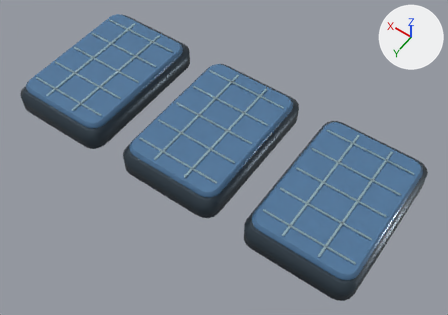
The glTF model assets/models/regions/metro_mall_3.glb as it was, and as the next commit left it.
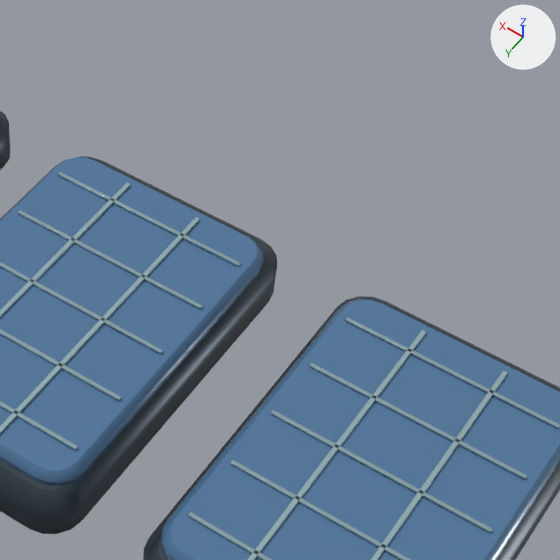
Old and new are each drawn whole from a camera (50 mm lens) standing at (-3.17, 4.7, 11.35) and looking at (-0.19, 0.53, 4.79) and again close up on the part from 41% to 92% of the width and 0% to 73% of the height. Arrows for +X, +Y and +Z are at upper right; the lights stay in place. The first two pictures are the older version. Vertices at exactly the same position are counted once.

The older version as bpy lines, for what is in view:
```python
me_mall3 = bpy.data.meshes.new('Mall3')
me_mall3.from_pydata(...)  # 1992 vertices, 3876 faces; spans x -2.58..2.58, y -0.58..1.57, z 4.91..5.35
# faces by material slot: [3408, 468]
me_mall3.materials.append(mat_metal)
me_mall3.materials.append(mat_tint)
ob_mall3 = bpy.data.objects.new('Mall3', me_mall3)
ob_mall3.location = (0.0, 0.0, 0.0)
```
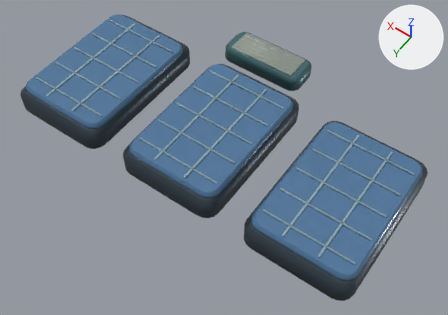
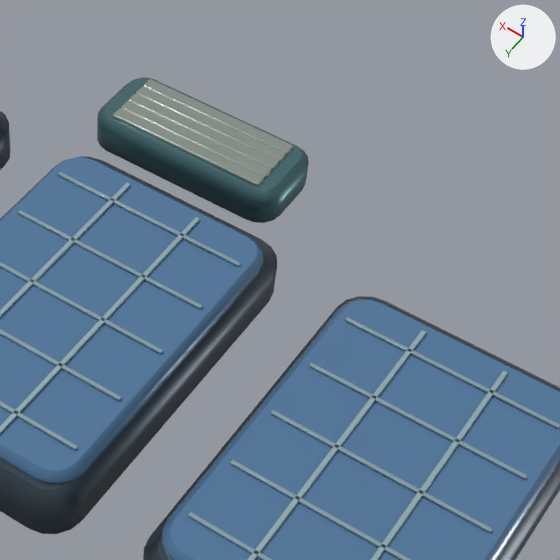
Diff of the bpy script that builds the scene:
```diff
--- a/assets/models/regions/metro_mall_3.glb.py
+++ b/assets/models/regions/metro_mall_3.glb.py
@@ me_mall3 @@
 # used by ob_mall3; location = (0.0, 0.0, 0.0)
-me_mall3.from_pydata(...)  # 1992 vertices, 3876 faces; spans x -2.58..2.58, y -0.58..1.57, z 4.91..5.35
+me_mall3.from_pydata(...)  # 2432 vertices, 4732 faces; spans x -2.58..2.58, y -1.29..1.57, z 4.91..5.35
+# me_mall3 part 1: the loose piece of 72 vertices spanning x -0.6..0.6, y -0.25..-0.23, z 5.33..5.35 is copied, and the copy is scaled about its middle by (0.824, 3.83, 2.43), then moved by (0.15, -0.63, -0.04); it spans x -0.35..0.65, y -0.92..-0.83, z 5.28..5.32
+# me_mall3 part 2: the loose piece of 72 vertices spanning x -0.6..0.6, y -0.25..-0.23, z 5.33..5.35 is copied, and the copy is scaled about its middle by (0.824, 3.83, 2.43), then moved by (0.15, -0.71, -0.04); it spans x -0.35..0.65, y -0.99..-0.91, z 5.28..5.32
+# me_mall3 part 3: the loose piece of 72 vertices spanning x -0.6..0.6, y -0.25..-0.23, z 5.33..5.35 is copied, and the copy is scaled about its middle by (0.824, 3.83, 2.43), then moved by (0.15, -0.79, -0.04); it spans x -0.35..0.65, y -1.07..-0.99, z 5.28..5.32
+# me_mall3 part 4: the loose piece of 72 vertices spanning x -0.6..0.6, y -0.25..-0.23, z 5.33..5.35 is copied, and the copy is scaled about its middle by (0.824, 3.83, 2.43), then moved by (0.15, -0.87, -0.04); it spans x -0.35..0.65, y -1.15..-1.07, z 5.28..5.32
+# me_mall3 part 5: the loose piece of 72 vertices spanning x -0.6..0.6, y -0.25..-0.23, z 5.33..5.35 is copied, and the copy is scaled about its middle by (0.824, 3.83, 2.43), then moved by (0.15, -0.95, -0.04); it spans x -0.35..0.65, y -1.23..-1.14, z 5.28..5.32
+# me_mall3 part 6: a new loose piece of 80 vertices spanning x -0.47..0.77, y -1.29..-0.76, z 5.04..5.3, in mat_metal
 me_mall3.materials.append(mat_metal)
```

What differs and where, as boxes (x1, y1, x2, y2) in the close-ups (560 x 560 px):
'Mall3', reshaped: before (0, 111, 560, 560); after (0, 77, 560, 560)
part 1 of me_mall3, added: after (113, 108, 264, 186)
part 2 of me_mall3, added: after (121, 101, 272, 178)
part 3 of me_mall3, added: after (128, 94, 279, 170)
part 4 of me_mall3, added: after (136, 86, 286, 162)
part 5 of me_mall3, added: after (143, 79, 293, 155)
part 6 of me_mall3, added (cyan): after (97, 77, 309, 223)
